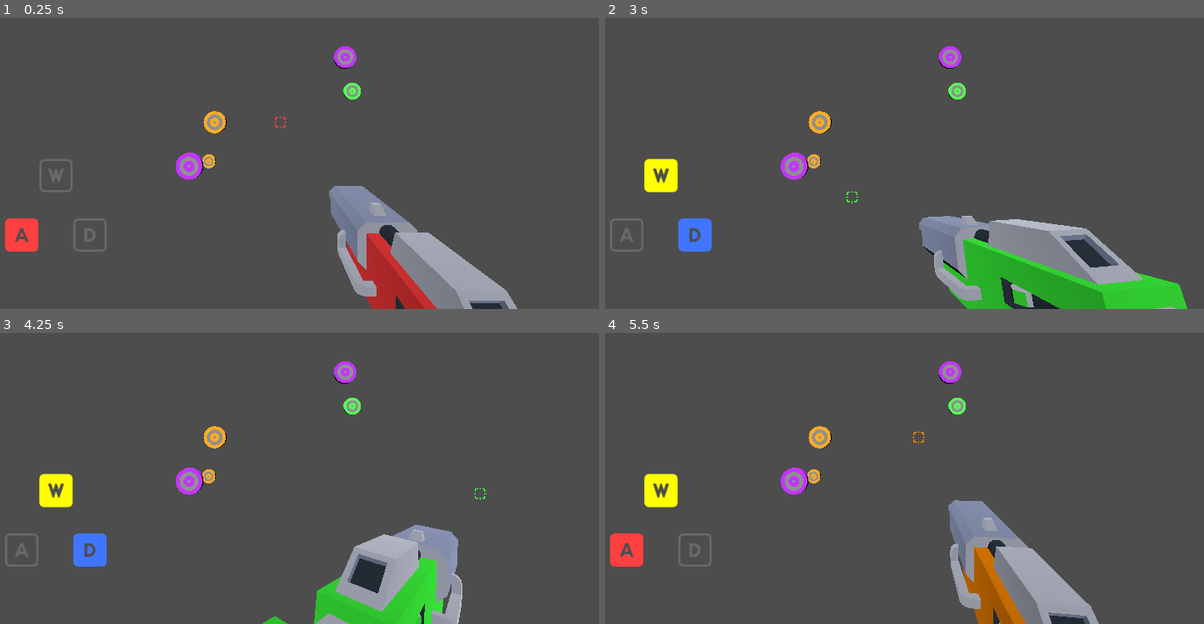
Above: before the commit, frames 1-4 (two rows, left to right).
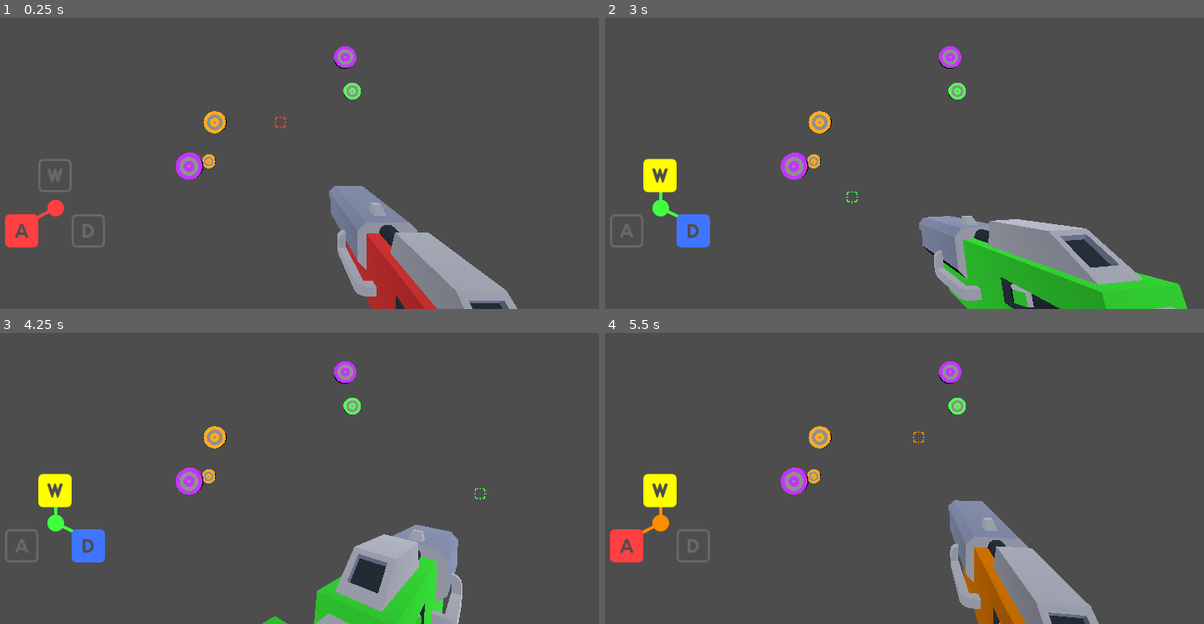
Above: after the commit, the same moments.

Repository: sundowns/primary-connection
Game: Godot game, scene res://Game.tscn
Two runs of this game, one before a commit and one after it. Both use one fixed random seed, a clock stepped at 60 frames per second and the inputs below.
Inputs (mouse positions are in pixels of both pictures, inside the frame that each line leads up to):
- Up to frame 1 (0.25 s): no input
- Up to frame 2 (3 s): tap Enter at 0.5, 2 s; move the mouse to (1030, 102) at 0.52 s; press the mouse at (1030, 102) at 0.53 s; tap Space at 1.25, 2.75 s; move the mouse to (748, 140) at 1.27 s; release the mouse at (748, 140) at 1.28 s; tap D (toggle_blue) at 1.35 s; move the mouse to (952, 38) at 2.02 s; hold A (toggle_red) 2.03-2.78 s; move the mouse to (850, 195) at 2.77 s; tap W (toggle_yellow) at 2.85 s
- Up to frame 3 (4.25 s): tap Enter at 3.5 s; move the mouse to (479, 493) at 3.52 s; press the mouse at (479, 493) at 3.53 s
- Up to frame 4 (5.5 s): tap Space at 4.25 s; move the mouse to (682, 379) at 4.27 s; release the mouse at (682, 379) at 4.28 s; tap D (toggle_blue) at 4.35 s; move the mouse to (916, 437) at 5.02 s; hold A (toggle_red) from 5.03 s (still down)

The runs differ from the first frame. In frame 1, 0.7% of the frame differs, in the area x 0-18%, y 49-81%; in frame 2, 0.8%; in frame 3, 0.8%; in frame 4, 0.8%, in the area x 0-18%, y 48-81%.

Commit message:
node connections for active colour

Diff:
--- a/Game.tscn
+++ b/Game.tscn
@@ -46,11 +46,5 @@
 [node name="Crosshair" parent="UI" instance=ExtResource("3_vix6t")]
 
 [node name="ColourControls" parent="UI" instance=ExtResource("5_amdyr")]
-anchors_preset = 2
-anchor_top = 1.0
-anchor_bottom = 1.0
-offset_top = -600.0
-offset_bottom = 0.0
-grow_vertical = 0
 
 [connection signal="timeout" from="SpawnTargetsInterval" to="." method="_on_spawn_targets_interval_timeout"]
--- /dev/null
+++ b/assets/flair_arrow_long.svg
@@ -0,0 +1,6 @@
+<svg width="64" height="64" xmlns="http://www.w3.org/2000/svg" xmlns:xlink="http://www.w3.org/1999/xlink">
+  <defs/>
+  <g>
+    <path stroke="none" fill="#FFFFFF" d="M8 29 L41 29 41 24 Q41 23.25 41.55 22.65 42.05 22.1 42.85 22 43.6 21.95 44.25 22.4 L55.2 30.4 55.95 31.4 55.95 32.6 55.2 33.6 44.25 41.6 Q43.6 42.05 42.85 42 42.05 41.9 41.55 41.35 41 40.75 41 40 L41 35 8 35 8 29"/>
+  </g>
+</svg>
--- a/assets/keyboard_e.svg
+++ /dev/null
@@ -1,6 +0,0 @@
-<svg width="64" height="64" xmlns="http://www.w3.org/2000/svg" xmlns:xlink="http://www.w3.org/1999/xlink">
-  <defs/>
-  <g>
-    <path stroke="none" fill="#FFFFFF" d="M24 22 L24 42 40 42 40 38 28 38 28 34 40 34 40 30 28 30 28 26 40 26 40 22 24 22 M16 8 L48 8 Q56 8 56 16 L56 48 Q56 56 48 56 L16 56 Q8 56 8 48 L8 16 Q8 8 16 8"/>
-  </g>
-</svg>
--- a/assets/keyboard_e_outline.svg
+++ /dev/null
@@ -1,6 +0,0 @@
-<svg width="64" height="64" xmlns="http://www.w3.org/2000/svg" xmlns:xlink="http://www.w3.org/1999/xlink">
-  <defs/>
-  <g>
-    <path stroke="none" fill="#FFFFFF" d="M24 22 L40 22 40 26 28 26 28 30 40 30 40 34 28 34 28 38 40 38 40 42 24 42 24 22 M11 16 L11 48 Q11 53 16 53 L48 53 Q53 53 53 48 L53 16 Q53 11 48 11 L16 11 Q11 11 11 16 M16 8 L48 8 Q56 8 56 16 L56 48 Q56 56 48 56 L16 56 Q8 56 8 48 L8 16 Q8 8 16 8"/>
-  </g>
-</svg>
--- a/assets/keyboard_q.svg
+++ /dev/null
@@ -1,6 +0,0 @@
-<svg width="64" height="64" xmlns="http://www.w3.org/2000/svg" xmlns:xlink="http://www.w3.org/1999/xlink">
-  <defs/>
-  <g>
-    <path stroke="none" fill="#FFFFFF" d="M16 8 L48 8 Q56 8 56 16 L56 48 Q56 56 48 56 L16 56 Q8 56 8 48 L8 16 Q8 8 16 8 M28 30 Q28 28.35 29.2 27.2 30.35 26 32 26 33.65 26 34.85 27.2 36 28.35 36 30 L36 34.1 35.9 34.9 35 34 32 34 32 37 32.9 37.9 32 38 Q30.35 38 29.2 36.85 28.05 35.7 28 34.1 L28 30 M24 30 L24 34.2 Q24.05 37.35 26.35 39.65 L28 40.95 Q29.8 42 32 42 34.2 42 36 41 L37 42 40 42 40 39 39 38 Q39.95 36.25 40 34.2 L40 30 Q40 26.7 37.65 24.35 35.3 22 32 22 28.7 22 26.35 24.35 24 26.7 24 30"/>
-  </g>
-</svg>
--- a/assets/keyboard_q_outline.svg
+++ /dev/null
@@ -1,6 +0,0 @@
-<svg width="64" height="64" xmlns="http://www.w3.org/2000/svg" xmlns:xlink="http://www.w3.org/1999/xlink">
-  <defs/>
-  <g>
-    <path stroke="none" fill="#FFFFFF" d="M11 16 L11 48 Q11 53 16 53 L48 53 Q53 53 53 48 L53 16 Q53 11 48 11 L16 11 Q11 11 11 16 M28 30 L28 34.1 Q28.05 35.7 29.2 36.85 30.35 38 32 38 L32.9 37.9 32 37 32 34 35 34 35.9 34.9 36 34.1 36 30 Q36 28.35 34.85 27.2 33.65 26 32 26 30.35 26 29.2 27.2 28 28.35 28 30 M16 8 L48 8 Q56 8 56 16 L56 48 Q56 56 48 56 L16 56 Q8 56 8 48 L8 16 Q8 8 16 8 M24 30 Q24 26.7 26.35 24.35 28.7 22 32 22 35.3 22 37.65 24.35 40 26.7 40 30 L40 34.2 Q39.95 36.25 39 38 L40 39 40 42 37 42 36 41 Q34.2 42 32 42 29.8 42 28 40.95 L26.35 39.65 Q24.05 37.35 24 34.2 L24 30"/>
-  </g>
-</svg>
--- a/ui/colour_control_node.gd
+++ b/ui/colour_control_node.gd
@@ -1,8 +1,8 @@
 extends Control
 class_name ColourControlNode
 
-@export var outline_image: Texture2D = preload("res://assets/keyboard_q_outline.svg")
-@export var filled_image: Texture2D = preload("res://assets/keyboard_q.svg")
+@export var outline_image: Texture2D = preload("res://assets/keyboard_a_outline.svg")
+@export var filled_image: Texture2D = preload("res://assets/keyboard_a.svg")
 @export var enabled_colour: Color = ColourManager.colours[ColourManager.ColourOption.RED]
 @export var disabled_colour: Color = Color.DIM_GRAY
 @export var is_enabled: bool = false
--- a/ui/colour_control_node.tscn
+++ b/ui/colour_control_node.tscn
@@ -1,10 +1,12 @@
 [gd_scene load_steps=5 format=3 uid="uid://b2ndq58r04ta4"]
 
 [ext_resource type="Script" path="res://ui/colour_control_node.gd" id="1_hfwl3"]
-[ext_resource type="Texture2D" uid="uid://bibyym74rhs3p" path="res://assets/keyboard_q.svg" id="2_t1ox7"]
-[ext_resource type="Texture2D" uid="uid://dxp0wfibstnv5" path="res://assets/keyboard_q_outline.svg" id="3_u4u5n"]
 
 [sub_resource type="CanvasItemMaterial" id="CanvasItemMaterial_ullky"]
+
+[sub_resource type="CompressedTexture2D" id="CompressedTexture2D_i35iu"]
+
+[sub_resource type="CompressedTexture2D" id="CompressedTexture2D_02hom"]
 
 [node name="ColourControlNode" type="Control"]
 material = SubResource("CanvasItemMaterial_ullky")
@@ -25,7 +27,7 @@
 layout_mode = 0
 offset_right = 40.0
 offset_bottom = 40.0
-texture = ExtResource("2_t1ox7")
+texture = SubResource("CompressedTexture2D_i35iu")
 expand_mode = 4
 
 [node name="Disabled" type="Control" parent="."]
@@ -39,5 +41,5 @@
 layout_mode = 0
 offset_right = 40.0
 offset_bottom = 40.0
-texture = ExtResource("3_u4u5n")
+texture = SubResource("CompressedTexture2D_02hom")
 expand_mode = 4
--- a/ui/colour_controls.gd
+++ b/ui/colour_controls.gd
@@ -5,8 +5,17 @@
 @onready var yellow_node: ColourControlNode = $Control/Nodes/YellowNode
 @onready var blue_node: ColourControlNode = $Control/Nodes/BlueNode
 
+@onready var product_colour: TextureRect = $Control/Nodes/Overlays/MarginContainer/CentreContainer/ProductColour
+@onready var red_connection: TextureRect = $Control/Nodes/Overlays/Connections/RedConnection
+@onready var yellow_connection: TextureRect = $Control/Nodes/Overlays/Connections/YellowConnection
+@onready var blue_connection: TextureRect = $Control/Nodes/Overlays/Connections/BlueConnection
+
 func _ready():
 	call_deferred("colours_changed")
+	ColourManager.active_colour_changed.connect(self._on_active_colour_change)
+	red_connection.self_modulate = ColourManager.colours[ColourManager.ColourOption.RED]
+	yellow_connection.self_modulate = ColourManager.colours[ColourManager.ColourOption.YELLOW]
+	blue_connection.self_modulate = ColourManager.colours[ColourManager.ColourOption.BLUE]
 
 func _input(event: InputEvent):
 	var any_node_was_toggled: bool = false
@@ -25,3 +34,13 @@
 func colours_changed() -> void:
 	ColourManager.colour_changed(red_node.is_enabled, yellow_node.is_enabled, blue_node.is_enabled)
 	# TODO: update the connections and probably some central pretty thing to show colour
+
+func _on_active_colour_change(new_colour: ColourManager.ColourOption) -> void:
+	var colour: Color = ColourManager.colours[new_colour]
+	product_colour.self_modulate = colour
+	yellow_connection.visible = yellow_node.is_enabled
+	yellow_connection.self_modulate = colour
+	red_connection.visible = red_node.is_enabled
+	red_connection.self_modulate = colour
+	blue_connection.visible = blue_node.is_enabled
+	blue_connection.self_modulate = colour
--- a/ui/colour_controls.tscn
+++ b/ui/colour_controls.tscn
@@ -3,11 +3,11 @@
 [ext_resource type="Script" path="res://ui/colour_controls.gd" id="1_scv8i"]
 [ext_resource type="PackedScene" uid="uid://b2ndq58r04ta4" path="res://ui/colour_control_node.tscn" id="2_hgeaw"]
 [ext_resource type="Texture2D" uid="uid://c605hwhn74lh1" path="res://assets/keyboard_w_outline.svg" id="3_387sb"]
-[ext_resource type="Texture2D" uid="uid://btk2p8djapayk" path="res://assets/keyboard_a_outline.svg" id="3_foa6d"]
 [ext_resource type="Texture2D" uid="uid://bnocrgwklpk87" path="res://assets/keyboard_w.svg" id="4_ibjfl"]
-[ext_resource type="Texture2D" uid="uid://dt2lm44q86ue3" path="res://assets/keyboard_a.svg" id="4_wvc7y"]
 [ext_resource type="Texture2D" uid="uid://bw45dduymtmgy" path="res://assets/keyboard_d_outline.svg" id="7_um6cm"]
 [ext_resource type="Texture2D" uid="uid://x2dpku1wqgmm" path="res://assets/keyboard_d.svg" id="8_ypcim"]
+[ext_resource type="Texture2D" uid="uid://sfp8w675kak7" path="res://assets/fightJ.png" id="9_q8hyj"]
+[ext_resource type="Texture2D" uid="uid://c30ggewxki1uy" path="res://assets/flair_arrow_long.svg" id="10_8cpef"]
 
 [node name="ColourControls" type="MarginContainer"]
 custom_minimum_size = Vector2(600, 600)
@@ -27,10 +27,99 @@
 layout_mode = 2
 
 [node name="Nodes" type="Control" parent="Control"]
-custom_minimum_size = Vector2(325, 300)
+custom_minimum_size = Vector2(320, 288)
 anchors_preset = 0
 offset_right = 150.0
 offset_bottom = 150.0
+
+[node name="Overlays" type="Control" parent="Control/Nodes"]
+layout_mode = 1
+anchors_preset = 15
+anchor_right = 1.0
+anchor_bottom = 1.0
+grow_horizontal = 2
+grow_vertical = 2
+
+[node name="Connections" type="Control" parent="Control/Nodes/Overlays"]
+layout_mode = 1
+anchors_preset = 15
+anchor_right = 1.0
+anchor_bottom = 1.0
+grow_horizontal = 2
+grow_vertical = 2
+
+[node name="RedConnection" type="TextureRect" parent="Control/Nodes/Overlays/Connections"]
+layout_mode = 1
+anchors_preset = 8
+anchor_left = 0.5
+anchor_top = 0.5
+anchor_right = 0.5
+anchor_bottom = 0.5
+offset_left = -57.37
+offset_top = -3.83501
+offset_right = 6.63019
+offset_bottom = 60.165
+grow_horizontal = 2
+grow_vertical = 2
+rotation = 5.79449
+scale = Vector2(1.5, 1.5)
+pivot_offset = Vector2(32, 32)
+texture = ExtResource("10_8cpef")
+
+[node name="YellowConnection" type="TextureRect" parent="Control/Nodes/Overlays/Connections"]
+layout_mode = 1
+anchors_preset = 8
+anchor_left = 0.5
+anchor_top = 0.5
+anchor_right = 0.5
+anchor_bottom = 0.5
+offset_left = -30.0
+offset_top = -48.855
+offset_right = 34.0
+offset_bottom = 15.1451
+grow_horizontal = 2
+grow_vertical = 2
+rotation = 1.5708
+scale = Vector2(1.5, 1.5)
+pivot_offset = Vector2(32, 32)
+texture = ExtResource("10_8cpef")
+
+[node name="BlueConnection" type="TextureRect" parent="Control/Nodes/Overlays/Connections"]
+layout_mode = 1
+anchors_preset = 8
+anchor_left = 0.5
+anchor_top = 0.5
+anchor_right = 0.5
+anchor_bottom = 0.5
+offset_left = -0.826004
+offset_top = -3.935
+offset_right = 63.1742
+offset_bottom = 60.065
+grow_horizontal = 2
+grow_vertical = 2
+rotation = 3.59538
+scale = Vector2(1.5, 1.5)
+pivot_offset = Vector2(32, 32)
+texture = ExtResource("10_8cpef")
+
+[node name="MarginContainer" type="MarginContainer" parent="Control/Nodes/Overlays"]
+layout_mode = 1
+anchors_preset = 15
+anchor_right = 1.0
+anchor_bottom = 1.0
+grow_horizontal = 2
+grow_vertical = 2
+theme_override_constants/margin_top = 28
+metadata/_edit_lock_ = true
+
+[node name="CentreContainer" type="CenterContainer" parent="Control/Nodes/Overlays/MarginContainer"]
+layout_mode = 2
+
+[node name="ProductColour" type="TextureRect" parent="Control/Nodes/Overlays/MarginContainer/CentreContainer"]
+layout_mode = 2
+size_flags_horizontal = 4
+size_flags_vertical = 4
+texture = ExtResource("9_q8hyj")
 
 [node name="RedNode" parent="Control/Nodes" instance=ExtResource("2_hgeaw")]
 layout_mode = 1
@@ -40,10 +129,9 @@
 offset_top = -128.0
 offset_bottom = 0.0
 grow_vertical = 0
-outline_image = ExtResource("3_foa6d")
-filled_image = ExtResource("4_wvc7y")
 enabled_colour = Color(1, 0.25, 0.25, 1)
 is_enabled = true
+metadata/_edit_lock_ = true
 
 [node name="YellowNode" parent="Control/Nodes" instance=ExtResource("2_hgeaw")]
 layout_mode = 1
@@ -56,6 +144,7 @@
 outline_image = ExtResource("3_387sb")
 filled_image = ExtResource("4_ibjfl")
 enabled_colour = Color(1, 1, 0, 1)
+metadata/_edit_lock_ = true
 
 [node name="BlueNode" parent="Control/Nodes" instance=ExtResource("2_hgeaw")]
 layout_mode = 1
@@ -73,3 +162,4 @@
 outline_image = ExtResource("7_um6cm")
 filled_image = ExtResource("8_ypcim")
 enabled_colour = Color(0.25, 0.4625, 1, 1)
+metadata/_edit_lock_ = true
Binary file added: assets/fightJ.png
Not shown, changed: assets/fightJ.png.import
Not shown, changed: assets/flair_arrow_long.svg.import
Not shown, removed: assets/keyboard_e.svg.import
Not shown, removed: assets/keyboard_q_outline.svg.import
Binary file removed: assets/targetSmall.glb
Not shown, removed: assets/targetSmall.glb.import
